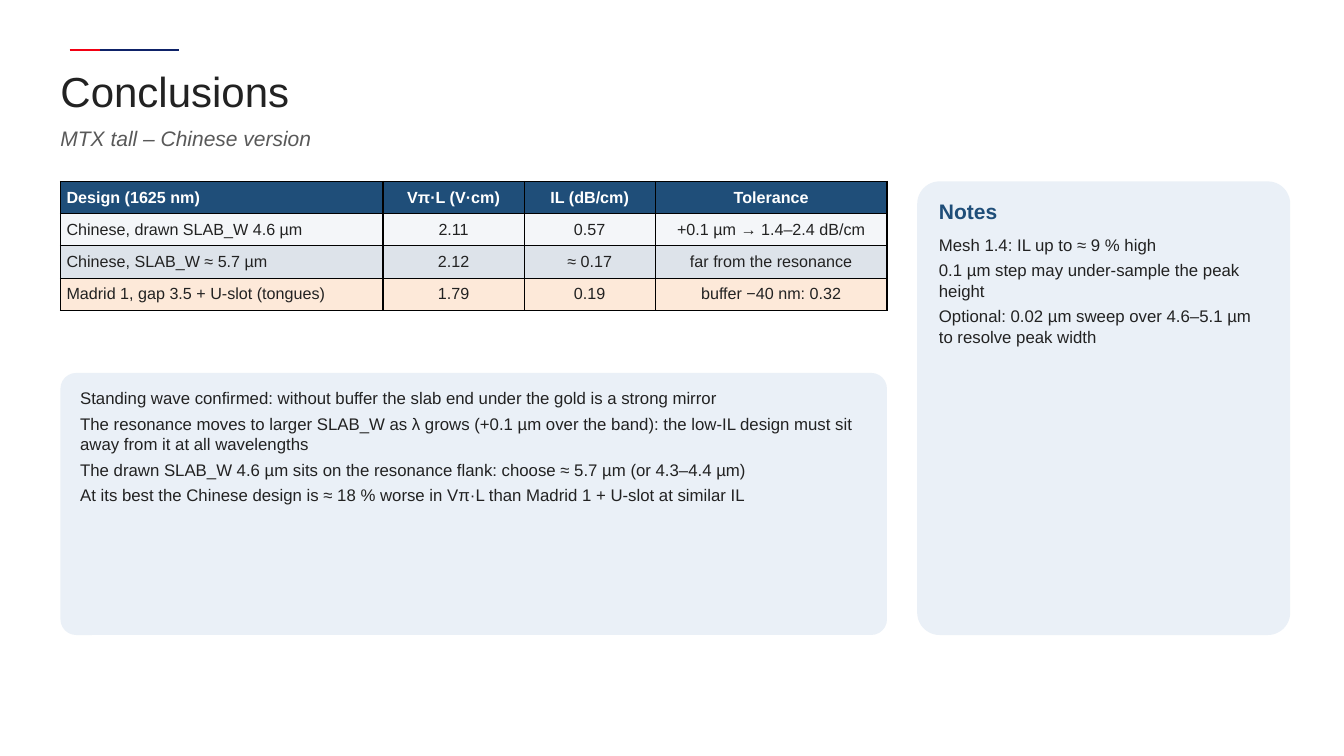
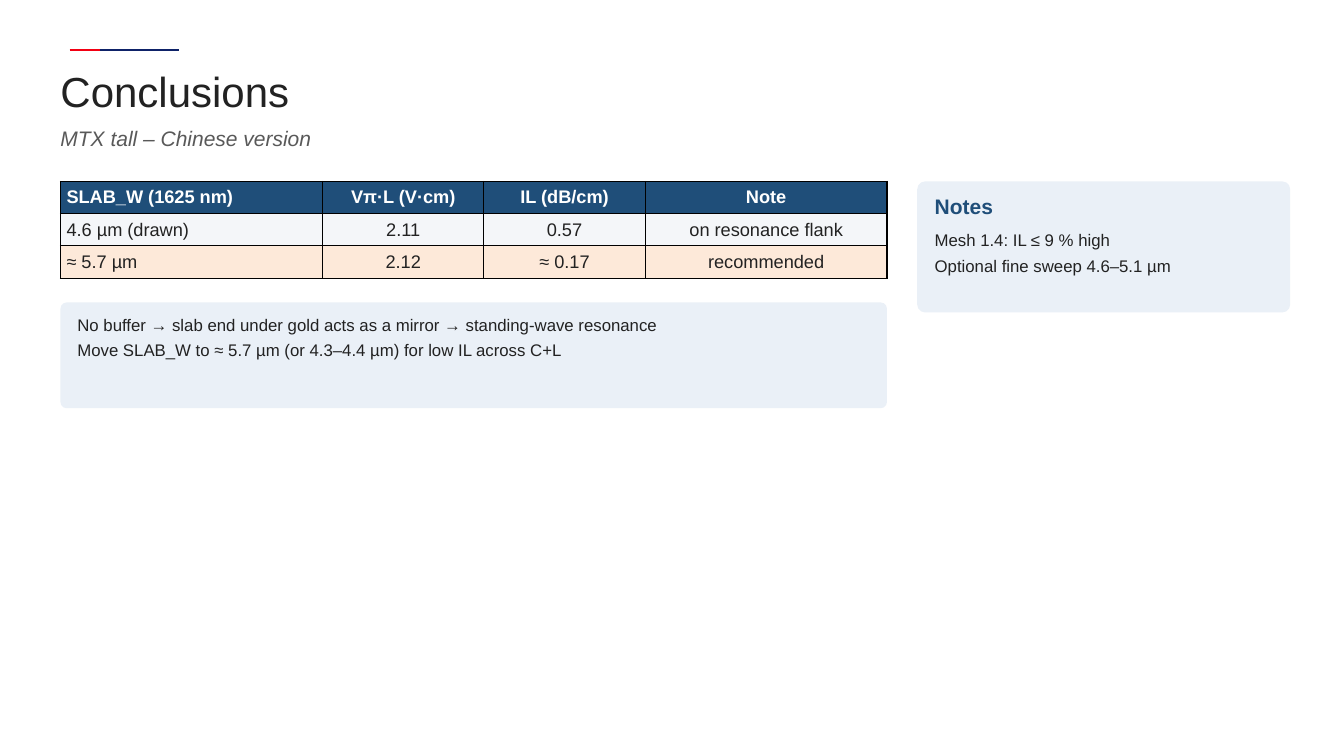
Before and after one commit to andreimuresian/claude, a slide deck: slide 4 of results/madrid/chinese/deck/MTX_tall_Chinese_AFR.pptx. Drawn at 1344x756 pixels with LibreOffice and Linux fonts; fonts in the diff are those of the drawing; background and template pictures are left out. Boxes give left, top, right and bottom in pixels: in the first picture for what was removed or moved away, otherwise in the second. Text is boxed around its words. In the diff, an @@ line names an element or a change of style, - is before the commit and + after.

```diff
--- a/results/madrid/chinese/deck/MTX_tall_Chinese_AFR.pptx
+++ b/results/madrid/chinese/deck/MTX_tall_Chinese_AFR.pptx
@@ table at bbox=[60, 181, 887, 278] @@
-row 1: Design (1625 nm) | Vπ·L (V·cm) | IL (dB/cm) | Tolerance
-row 2: Chinese, drawn SLAB_W 4.6 µm | 2.11 | 0.57 | +0.1 µm → 1.4–2.4 dB/cm
-row 3: Chinese, SLAB_W ≈ 5.7 µm | 2.12 | ≈ 0.17 | far from the resonance
-row 4: Madrid 1, gap 3.5 + U-slot (tongues) | 1.79 | 0.19 | buffer −40 nm: 0.32
+row 1: SLAB_W (1625 nm) | Vπ·L (V·cm) | IL (dB/cm) | Note
+row 2: 4.6 µm (drawn) | 2.11 | 0.57 | on resonance flank
+row 3: ≈ 5.7 µm | 2.12 | ≈ 0.17 | recommended
@@ rounded rectangle "Notes": place and size @@
-rounded rectangle "Notes" at bbox=[918, 181, 1291, 635]
+rounded rectangle "Notes" at bbox=[918, 181, 1291, 313]
@@ text in rounded rectangle at bbox=[935, 234, 1171, 276]: text changed @@
-Mesh 1.4: IL up to ≈ 9 % high
-0.1 µm step may under-sample the peak height
-Optional: 0.02 µm sweep over 4.6–5.1 µm to resolve peak width
+Mesh 1.4: IL ≤ 9 % high
+Optional fine sweep 4.6–5.1 µm
@@ rounded rectangle "No buffer → slab end ...": place and size @@
-rounded rectangle "No buffer → slab end ..." at bbox=[60, 373, 887, 635]
+rounded rectangle "No buffer → slab end ..." at bbox=[60, 302, 887, 408]
@@ text in rounded rectangle at bbox=[77, 319, 656, 360]: text changed @@
-Standing wave confirmed: without buffer the slab end under the gold is a strong mirror
-The resonance moves to larger SLAB_W as λ grows (+0.1 µm over the band): the low-IL design must sit away from it at all wavelengths
-The drawn SLAB_W 4.6 µm sits on the resonance flank: choose ≈ 5.7 µm (or 4.3–4.4 µm)
-At its best the Chinese design is ≈ 18 % worse in Vπ·L than Madrid 1 + U-slot at similar IL
+No buffer → slab end under gold acts as a mirror → standing-wave resonance
+Move SLAB_W to ≈ 5.7 µm (or 4.3–4.4 µm) for low IL across C+L
```
Also in this commit, not shown: 2 other files.
